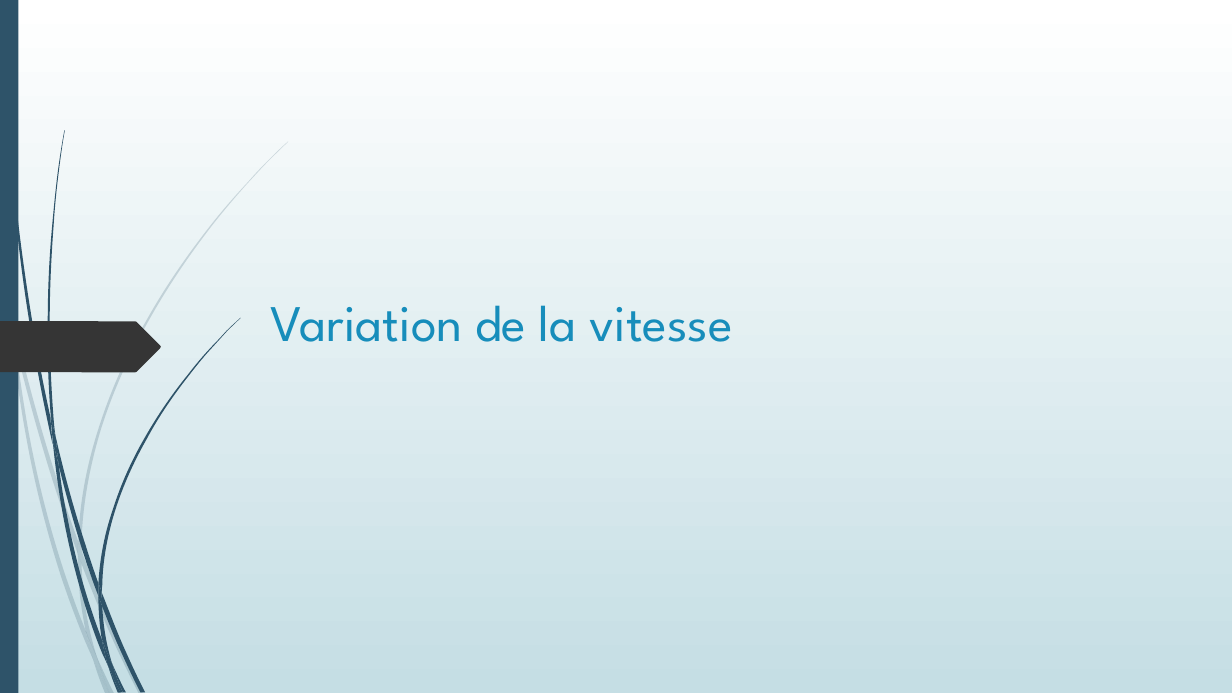
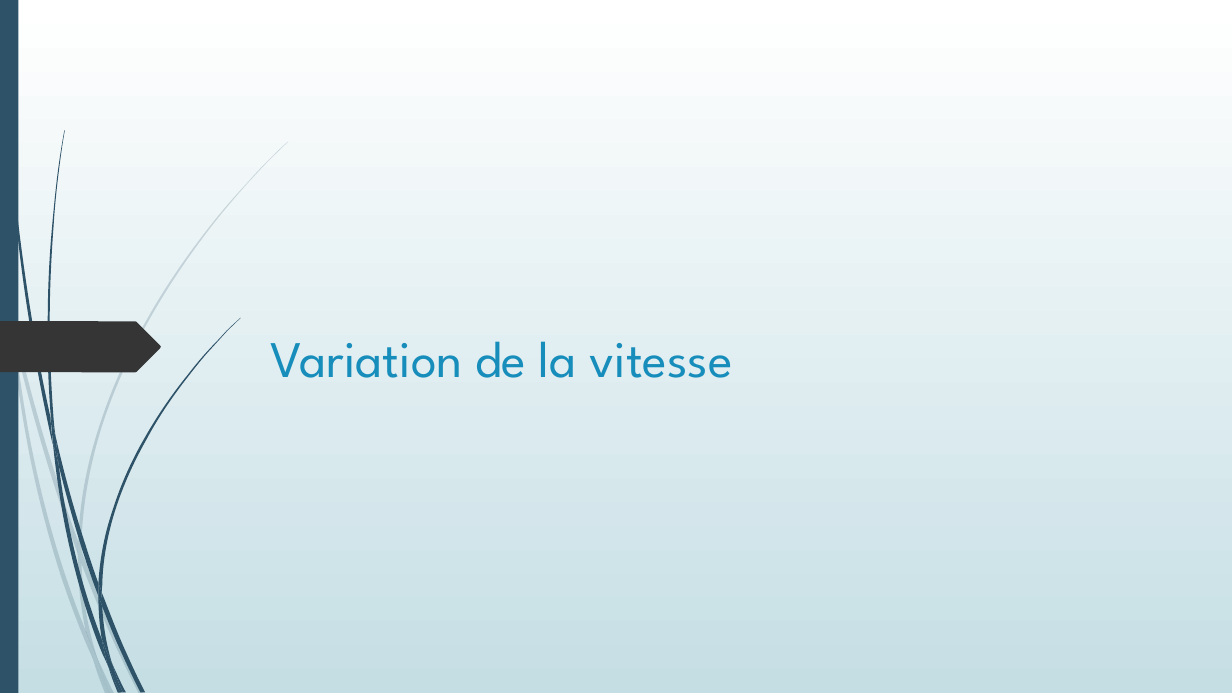
Before and after one commit to Poroing/CrowdDeplacementOptimisation, a slide deck: slide 34 of Présentation/Détermination d'un plan d'évacuation incendie.pptx. Drawn at 1232x693 pixels with LibreOffice and Linux fonts; fonts in the diff are those of the drawing. Boxes give left, top, right and bottom in pixels: in the first picture for what was removed or moved away, otherwise in the second. Text is boxed around its words. In the diff, an @@ line names an element or a change of style, - is before the commit and + after.

```diff
--- a/Présentation/Détermination d'un plan d'évacuation incendie.pptx
+++ b/Présentation/Détermination d'un plan d'évacuation incendie.pptx
@@ title "Variation de la vitesse": place and size @@
-title "Variation de la vitesse" at box(271, 305, 732, 342)
+title "Variation de la vitesse" at box(271, 341, 732, 378)
```
Also in this commit, not shown: 10 other slides changed, 3 other files.
